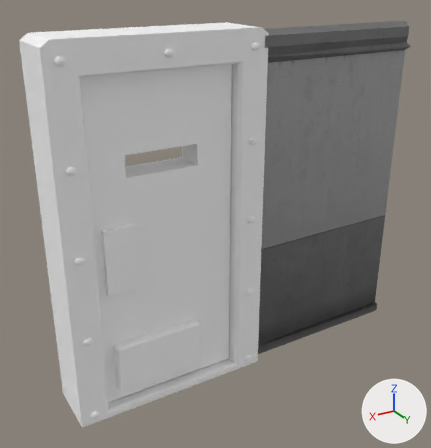
What one commit did to the FBX model Assets/_CONTENT/Evironment/Door_wall.fbx.
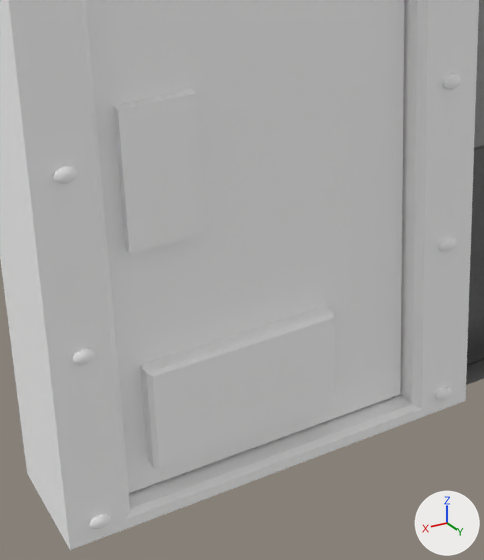
Each version is shown whole from a 50 mm lens placed at (0.0684, 0.1778, 0.0347), pointed at (0.0429, 0.1353, 0.0135), then close up on the part from 12% to 62% of the width and 41% to 96% of the height. The lights are fixed; the arrows at lower right show +X, +Y and +Z. Where no turn or scale is listed for an object, it has been applied to the vertices.

The first close-up shows 'Door1', 'Door_Frame', 'Wall7'.
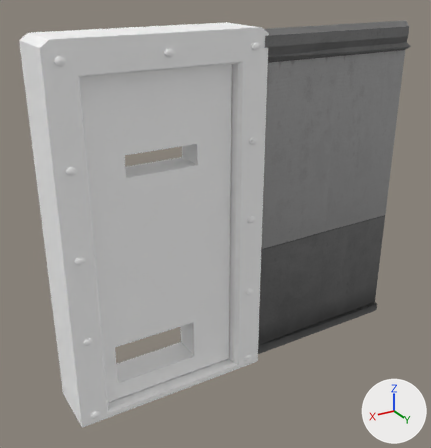
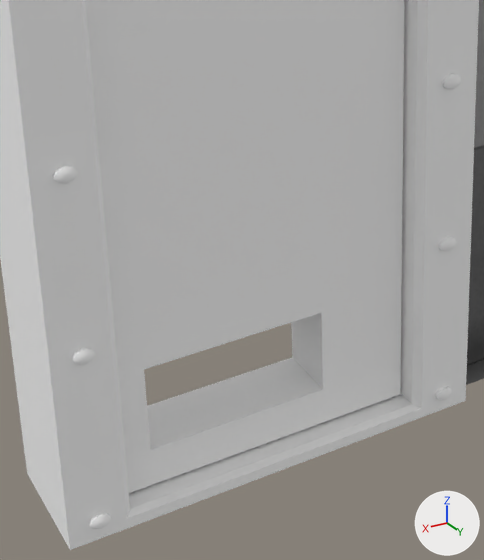
Changed parts and their boxes (x1, y1, x2, y2) in the close-ups (484 x 560 px):
part 1 of me_mesh_001, deleted: before (140, 306, 335, 468)
part 2 of me_mesh_001, deleted: before (114, 89, 204, 254)

The change, as a list of edits to the scene's bpy script:
```text
Change me_mesh_001:
    where me_mesh_001.from_pydata(...)  # 48 vertices, 92 faces; spans x 0.0..0.0124, y -0.0019..0.0019, z 0.0006..0.028
    used by ob_door1; location = (0.04307, 0.13691, 0.0)
    me_mesh_001 part 1: the loose piece of 12 vertices spanning x 0.0035..0.0113, y 0.0009..0.0019, z 0.0018..0.0061 is deleted
    me_mesh_001 part 2: the loose piece of 8 vertices spanning x 0.0086..0.0115, y -0.0019..0.0015, z 0.011..0.0165 is deleted
```
